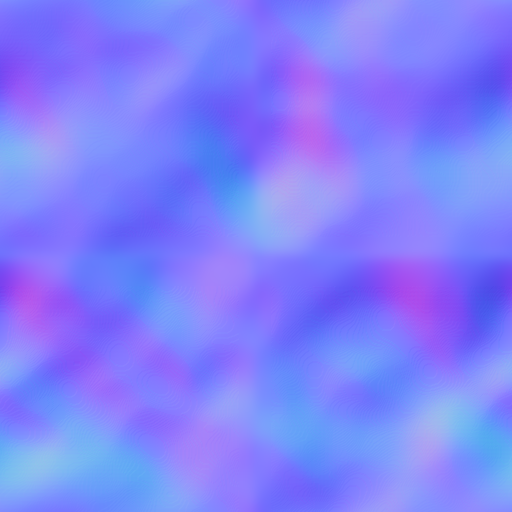
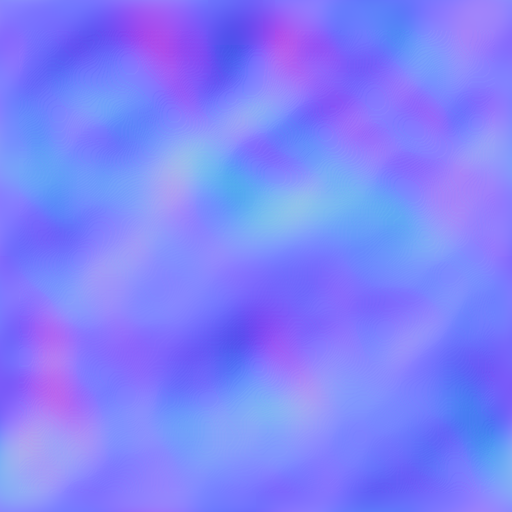
Two versions of the same layered image (512 × 512). Layer-by-layer changes:
painted on "Layer 0" over (0, 0, 512, 512)
